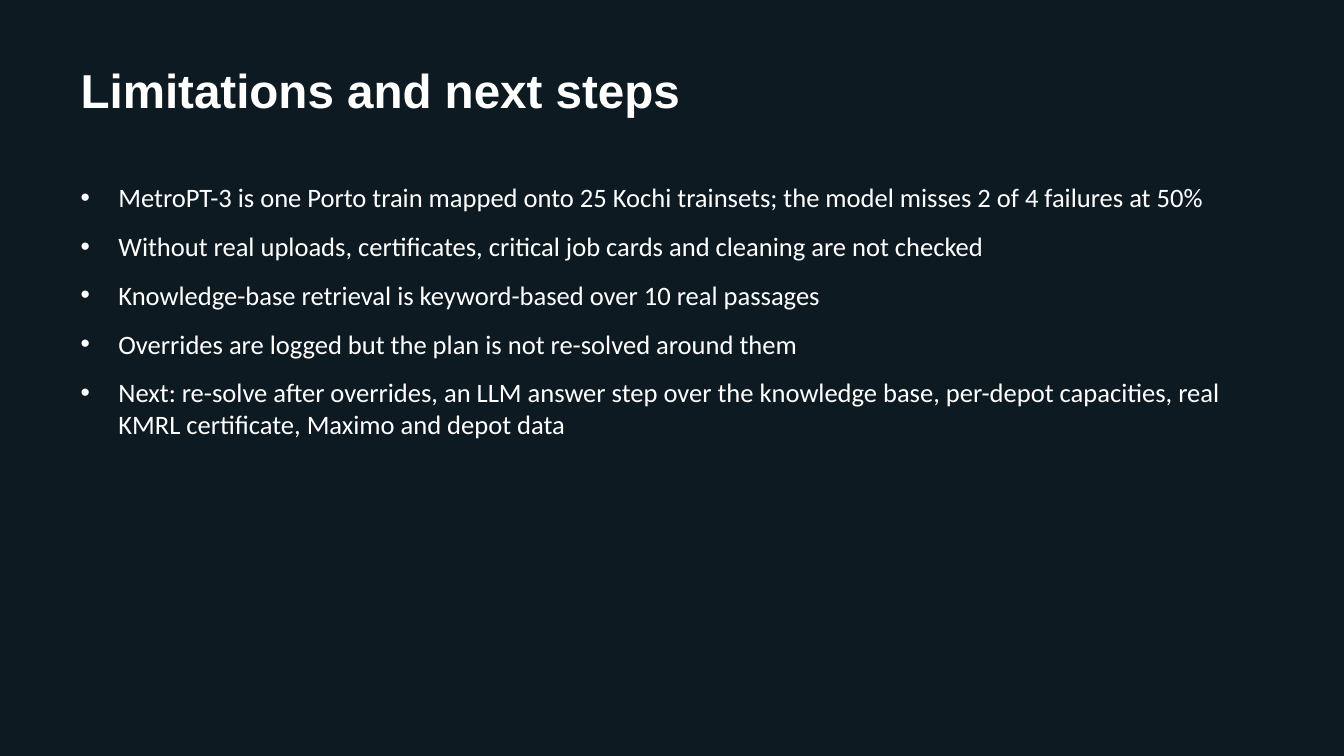
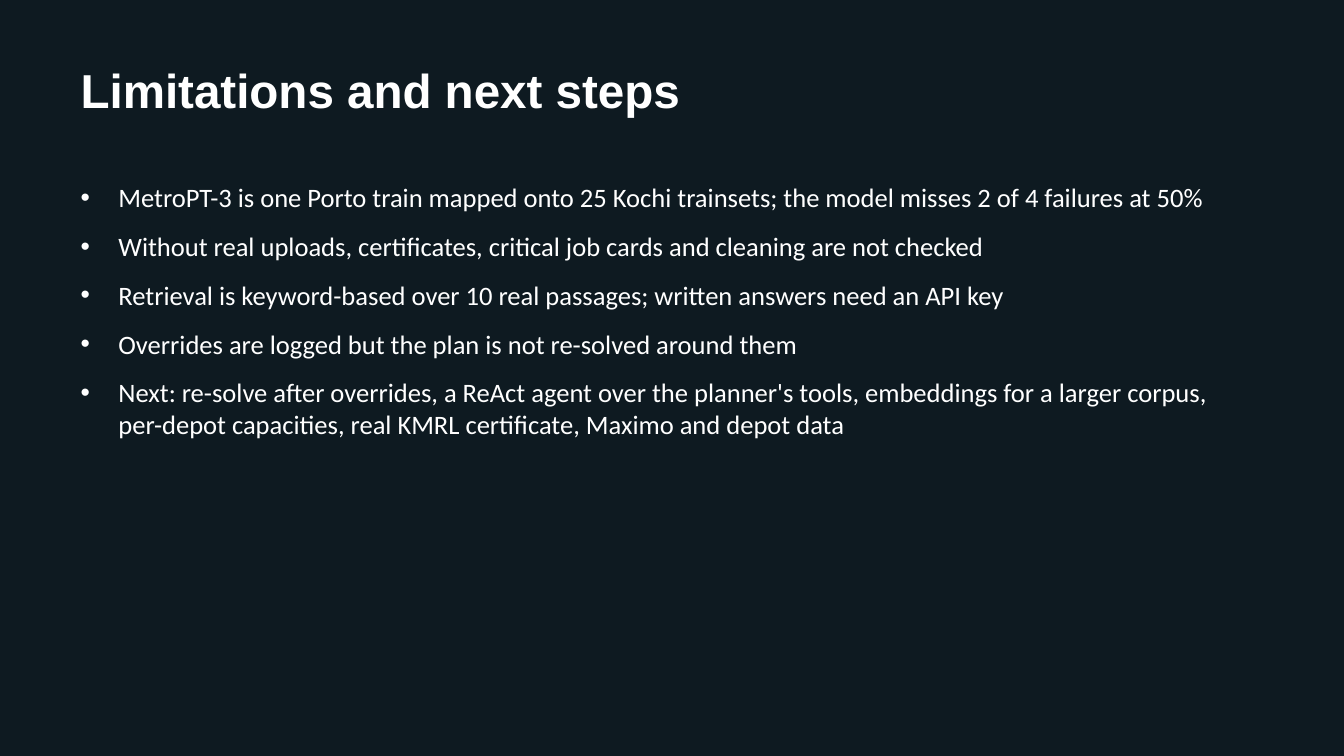
Before and after one commit to AyushDas4890/metrosched, a slide deck: slide 11 of presentation/MetroSched.pptx. Drawn at 1344x756 pixels with LibreOffice and Linux fonts; fonts in the diff are those of the drawing. Boxes give left, top, right and bottom in pixels: in the first picture for what was removed or moved away, otherwise in the second. Text is boxed around its words. In the diff, an @@ line names an element or a change of style, - is before the commit and + after.

```diff
--- a/presentation/MetroSched.pptx
+++ b/presentation/MetroSched.pptx
@@ text at [118, 286, 1003, 310]: text changed @@
-• Knowledge-base retrieval is keyword-based over 10 real passages
+• Retrieval is keyword-based over 10 real passages; written answers need an API key
@@ text at [118, 383, 1206, 439]: text changed @@
-• Next: re-solve after overrides, an LLM answer step over the knowledge base, per-depot capacities, real KMRL certificate, Maximo and depot data
+• Next: re-solve after overrides, a ReAct agent over the planner's tools, embeddings for a larger corpus, per-depot capacities, real KMRL certificate, Maximo and depot data
```
Also in this commit, not shown: 2 other slides changed, 1 slide added, 1 slide removed, 37 other files.
